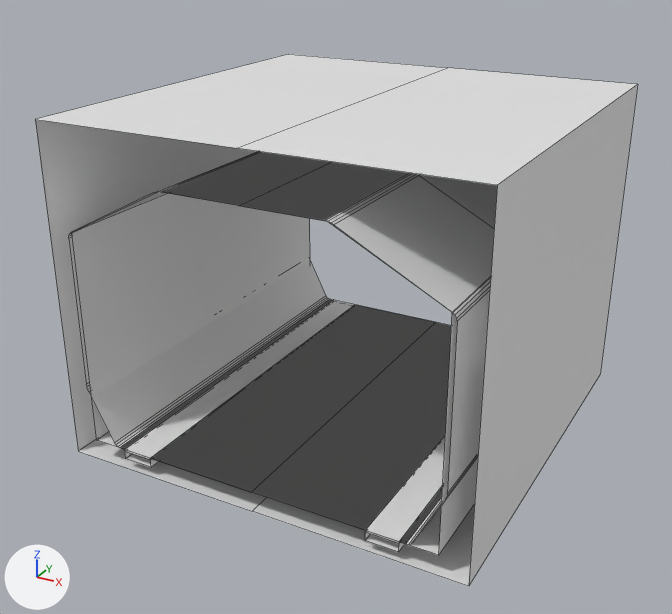
The Blender file models/structure/tunneltileset/tunneltileset.blend, before and after one commit.
One viewpoint serves both versions: a camera (50 mm lens) standing at (3.87, -7.52, 4.67) and looking at (-0.1, -0.3, 1.06). The lights are fixed; the arrows at lower left show +X, +Y and +Z. The picture after the commit comes second. Mesh edges are drawn as thin lines.

In view in the first picture: 'Straight', 'StraightCollision'.
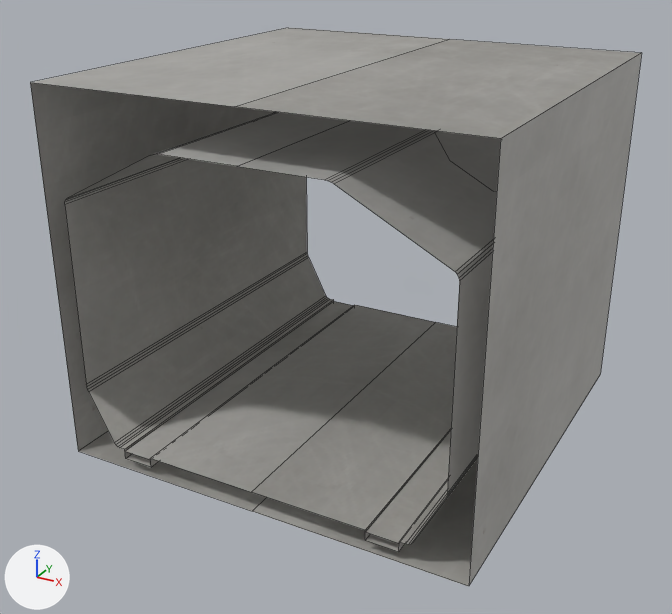
Where the change shows, as pixel boxes (x1, y1, x2, y2) in the pictures (672 x 614 px; the box of a moved part takes in the faces that stretch with it):
'Straight', reshaped
    before: (35, 54, 638, 586)
    after: (30, 28, 642, 586)
'StraightCollision', hidden
    before: (72, 151, 478, 555)
part 1 of me_cube_001, rebuilt (not visible afterwards)
    before: (419, 174, 497, 228)
part 2 of me_cube_001, moved or reshaped
    before: (35, 54, 638, 585)
    after: (30, 28, 642, 585)
part 3 of me_cube_001, shading changed
    before: (69, 151, 491, 544)
    after: (65, 112, 494, 544)
part 4 of me_cube_001, recoloured
    before: (35, 54, 638, 586)
    after: (30, 28, 642, 586)

What changed in the scene script:
```text
Add img_metal061a_1k_png_roughness_png:
    img_metal061a_1k_png_roughness_png = load_image('Metal061A_1K-PNG_Roughness.png', '../../../materials/surface/metal/metal061a/Metal061A_1K-PNG_Roughness.png', 512, 512, 'sRGB')
Add img_metal061a_1k_png_color_png:
    img_metal061a_1k_png_color_png = load_image('Metal061A_1K-PNG_Color.png', '../../../materials/surface/metal/metal061a/Metal061A_1K-PNG_Color.png', 512, 512, 'sRGB')
Add img_metal061a_1k_png_normalgl_png:
    img_metal061a_1k_png_normalgl_png = load_image('Metal061A_1K-PNG_NormalGL.png', '../../../materials/surface/metal/metal061a/Metal061A_1K-PNG_NormalGL.png', 512, 512, 'sRGB')
Add img_metal061a_1k_png_metalness_png:
    img_metal061a_1k_png_metalness_png = load_image('Metal061A_1K-PNG_Metalness.png', '../../../materials/surface/metal/metal061a/Metal061A_1K-PNG_Metalness.png', 512, 512, 'sRGB')
Add mat_glow:
    mat_glow = principled_material('Glow')
    mat_glow.base_color = (0.8, 0.8, 0.8)  # white #e7e7e7
Add mat_plastic:
    mat_plastic = principled_material('Plastic')
    mat_plastic.base_color = (0.8, 0.8, 0.8)  # white #e7e7e7
Add mat_metal:
    mat_metal = bpy.data.materials.new('Metal')
    # uses the picture img_metal061a_1k_png_color_png
    # uses the picture img_metal061a_1k_png_metalness_png
    # uses the picture img_metal061a_1k_png_normalgl_png
    # uses the picture img_metal061a_1k_png_roughness_png
Change me_cube_001:
    used by ob_straight; location = (0.0, 0.0, 0.0)
    remove me_cube_001.from_pydata(...)  # 64 vertices, 31 faces; spans x -2.0..0.0, y -2.0..2.0, z -0.2..3.0
    add me_cube_001.from_pydata(...)  # 88 vertices, 50 faces; spans x -2.0..0.0, y -2.0..2.0, z -0.2..3.3
    me_cube_001 part 1: the loose piece of 8 vertices spanning x -1.75..-0.79, y -0.53..0.53, z 2.02..2.54 is rebuilt with 32 vertices and now spans x -1.75..-0.79, y -0.53..0.53, z 2.32..2.84
    me_cube_001 part 2
    22 vertices in x -2.0..0.0, y -2.0..2.0, z 2.0..3.0 move by (0.0, 0.0, 0.3)
    me_cube_001 part 3: 12 kept faces spanning x -1.78..-0.74, y -2.0..2.0, z 0.0..2.86 are now shaded smooth
    me_cube_001 part 4: 25 faces spanning x -2.0..0.0, y -2.0..2.0, z -0.2..3.3 switch from mat_material (white #e7e7e7) to mat_metal
    add me_cube_001.materials.append(mat_plastic)  # white #e7e7e7
    add me_cube_001.materials.append(mat_glow)  # white #e7e7e7
Change me_cube_002:
    used by ob_straightcollision; location = (0.0, 0.0, 0.0)
    remove me_cube_002.from_pydata(...)  # 12 vertices, 6 faces; spans x -1.74..1.74, y -2.0..2.0, z 0.0..2.56
    add me_cube_002.from_pydata(...)  # 16 vertices, 8 faces; spans x -1.79..1.79, y -2.0..2.0, z 0.0..2.56
    me_cube_002 part 5: the whole mesh is rebuilt
Change ob_straightcollision:
    add ob_straightcollision.hide_set(True)
```
